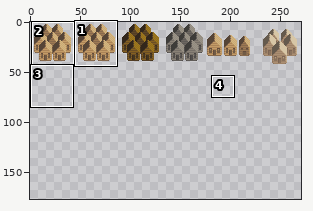
Two states of a sprite sheet, colony/houses.png. The first picture is a wide view before the edit; the outline marks the close-up.
Close-up. Before:
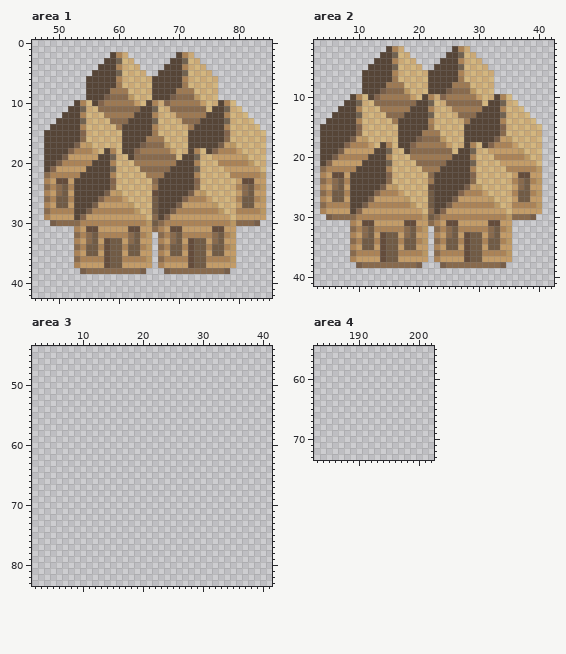
The file is 320x200 pixels. Colours within 5 levels of each other are drawn and written as one. Shown: area 1: x 46..85, y 0..42; area 2: x 3..42, y 1..41; area 3: x 2..41, y 44..83; area 4: x 183..202, y 55..73. The wide view leaves out empty margins. The commit also changed other parts of the picture, which this record leaves out.
After:
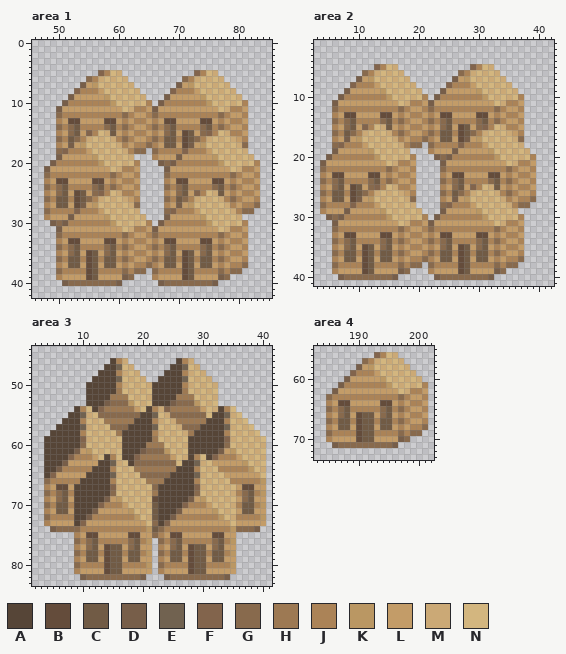
Palette (. is transparent): A #564537  B #644c3b  C #715b45  D #775e49  E #716250  F #82644c  G #886a4d  H #9d7953  J #ab8357  K #ba9763  L #c39c68  M #cba976  N #d3b67f
Diff:
Changed rows in their new state; - is an unchanged pixel.
Area 1:
first column x 48:
 2 -----------...--------...------------
 3 ----------.....------.....-----------
 4 ---------.......----.......----------
 5 --------.FJNM....--......FJNM--------
 6 -------GJMNMN-.........GJMNMNM-------
 7 ------DLKNMNM--.......DLKNMNMNM------
 8 -----FJJJLNMNM--.....FJJJLNMNMNM-----
 9 ----DLLLLLKNMNM--...DLLLLLKNMNMNM----
10 ---DJJ-JJJJKNMNM-J.DJJJJJJJKNMNMNJ---
11 --DLLLLLLLLLLNMJJLDLLLLLLLLLLNMJJL---
12 --GJJJ-JJJJJJGJLLJGJJJJJJJJJJG-LLJ---
13 --JLBBLLLLBBLJLJJLJLBBLLLLBBLJLJJL.--
14 -.GJGC-JJJGCJGJLLJGJGCJJJJGCJG-LLJ..-
15 ..JLGCLFJNMCLJLJJLJLGCLBCLGFJNMJJL...
16 ..GJCGJMNMNMJGJLLJGJCCJBCGJMNMNMLJ...
17 ..JLDLKNMNMNMJLJJ-JLCCLBDLKNMNMNMG...
18 ..GFJ--LNMNM-MJGG.GJJJJFJ-JLNMNMNM...
19 ..DL----KNMN--M...JLLLDLLLLLKNMNMNM..
20 .DJ-----JKNM---J...DGDJJJ-JJJKNMNMNJ.
21 DL-----LLLLN-JJL....DLLLLLLLLL-NMJJ-.
22 ------JJJJJGJLLJ....GJJJJ-JJJJJG-LL-.
23 -----LLLBBLJLJJL....JLBBLLLLBBLJ-JJ-.
24 -----JJJGCJ-JLLJ....GJGCJJJJGCJG-LL-.
25 -----BCLGFJNMJJL....JLGCLFJ--CLJ-JJ-.
26 -----BCGJMNMNMLJ....GJCG-MNM--JG-LL-.
27 -----BDLKNMNMNMG....JL--KNMNM--J-JJG.
28 -----FJJ-LNMNMNM....GF---LNMNM---GG..
29 ----DLL---KNMNMNM...D-----KNMNM-M....
30 ---DJJ-----KNMNMNJ.D-------KNMNMNJ..-
31 --DLLL-LL----NMJJ-DL-LL-----LNMJJL---
32 --GJJJ-JJ----GJLLJGJ-JJ-----JG-LLJ---
33 --JLBB-LL--BLJLJJ-JLBBL-LLBBLJ-JJL---
34 --GJGC-JJ-G-JGJLLJGJG-J-JJGCJG-LLJ---
35 --JLGC-B--G-LJLJJ-JLG-LBCLGCLJ-JJL---
36 --GJCC-BC-C-JG-LLJGJCC-BCJ-C-G-LLJ---
37 --JLCC-BC-C-LJ-JJGJLCC-BCL-C-J-JJG---
38 --GJJJJBCJJJJ-J-G-GJJJJBCJJJJ-JGG----
39 --JLLLLBCLLLLDG---JLLLLBCLLLLDG------
40 ---DGGGGGGGGD------DGGGGGGGGD--------
Area 2:
first column x 4:
 2 -----------...--------...------------
 3 ----------.....------.....-----------
 4 ---------.......----.......----------
 5 --------.FJNM....--......FJNM--------
 6 -------GJMNMN-.........GJMNMNM-------
 7 ------DLKNMNM--.......DLKNMNMNM------
 8 -----FJJJLNMNM--.....FJJJLNMNMNM-----
 9 ----DLLLLLKNMNM--...DLLLLLKNMNMNM----
10 ---DJJ-JJJJKNMNM-J.DJJJJJJJKNMNMNJ---
11 --DLLLLLLLLLLNMJJLDLLLLLLLLLLNMJJL---
12 --GJJJ-JJJJJJGJLLJGJJJJJJJJJJG-LLJ---
13 --JLBBLLLLBBLJLJJLJLBBLLLLBBLJLJJL.--
14 -.GJGC-JJJGCJGJLLJGJGCJJJJGCJG-LLJ..-
15 ..JLGCLFJNMCLJLJJLJLGCLBCLGFJNMJJL...
16 ..GJCGJMNMNMJGJLLJGJCCJBCGJMNMNMLJ...
17 ..JLDLKNMNMNMJLJJ-JLCCLBDLKNMNMNMG...
18 ..GFJ--LNMNM-MJGG.GJJJJFJ-JLNMNMNM...
19 ..DL----KNMN--M...JLLLDLLLLLKNMNMNM..
20 .DJ-----JKNM---J...DGDJJJ-JJJKNMNMNJ.
21 DL-----LLLLN-JJL....DLLLLLLLLL-NMJJ-.
22 ------JJJJJGJLLJ....GJJJJ-JJJJJG-LL-.
23 -----LLLBBLJLJJL....JLBBLLLLBBLJ-JJ-.
24 -----JJJGCJ-JLLJ....GJGCJJJJGCJG-LL-.
25 -----BCLGFJNMJJL....JLGCLFJ--CLJ-JJ-.
26 -----BCGJMNMNMLJ....GJCG-MNM--JG-LL-.
27 -----BDLKNMNMNMG....JL--KNMNM--J-JJG.
28 -----FJJ-LNMNMNM....GF---LNMNM---GG..
29 ----DLL---KNMNMNM...D-----KNMNM-M....
30 ---DJJ-----KNMNMNJ.D-------KNMNMNJ..-
31 --DLLL-LL----NMJJ-DL-LL-----LNMJJL---
32 --GJJJ-JJ----GJLLJGJ-JJ-----JG-LLJ---
33 --JLBB-LL--BLJLJJ-JLBBL-LLBBLJ-JJL---
34 --GJGC-JJ-G-JGJLLJGJG-J-JJGCJG-LLJ---
35 --JLGC-B--G-LJLJJ-JLG-LBCLGCLJ-JJL---
36 --GJCC-BC-C-JG-LLJGJCC-BCJ-C-G-LLJ---
37 --JLCC-BC-C-LJ-JJGJLCC-BCL-C-J-JJG---
38 --GJJJJBCJJJJ-J-G-GJJJJBCJJJJ-JGG----
39 --JLLLLBCLLLLDG---JLLLLBCLLLLDG------
40 ---DGGGGGGGGD------DGGGGGGGGD--------
Area 3:
first column x 4:
46 -----------AJM--------AJM------------
47 ----------AAENM------AAENM-----------
48 ---------AAAJMNM----AAAJMNM----------
49 --------AAAAENMNM--AAAAENMNM---------
50 -------AAAAAJMNMNMAAAAAJMNMNM--------
51 -------AAAAAHNMNMNAAAAAHNMNMN--------
52 -------AAAAHHHNMNMAAAAHHHNMNM--------
53 -------AAADGGGKNMNAAADGGGKNMN--------
54 -----AJNAFHHHHHLNAJMFHHHHHLNMAJN-----
55 ----AAEMNGGGGGGGAAENMGGGGGGNAAEMN----
56 ---AAAJNMNHHHHHAAAJMNMHHHHHAAAJNMN---
57 --AAAAEMNMNGGGAAAAENMNMGGGAAAAEMNMN--
58 -AAAAAJNMNMNHAAAAAJMNMNMHAAAAAJNMNMN-
59 AAAAAAFMNMNMNAAAAAHNMNMNAAAAAAFMNMNMN
60 AAAAAAGNMNMNMAAAAHHHNMNMAAAAAAGNMNMNM
61 AAAAADLKNMNMNAAADGGGKNMNAAAAADLKNMNMN
62 AAAAFJJJLNAJNAAFHHHHHLNMAJNAFJJJLNMNM
63 AAADLLLLLAAEMNAGGGGGGGNAAEMNLLLLLKNMN
64 AADJJJJJAAAJNMNHHHHHHHAAAJNMNJJJJJKNM
65 AFLLLLLAAAAEMNMNGGGGGAAAAEMNMNLLLLLLN
66 GJJJJJAAAAAJNMNMNHHHAAAAAJNMNMNJJJJJK
67 JLBBLAAAAAAFMNMNMNGAAAAAAFMNMNMNLBBLL
68 GJGCJAAAAAAGNMNMNMHAAAAAAGNMNMNMJGCJK
69 JLGCLAAAAADLKNMNMNBAAAAADLKNMNMNLGCLL
70 GJCCJAAAAFJJJLNMNMCAAAAFJJJLNMNMJCCJK
71 JLCCLAAADLLLLLKNMNCAAADLLLLLKNMNLCCLL
72 GJJJJAADJJJJJJJKNMCAADJJJJJJJKNMJJJJK
73 JLLLLAFLLLLLLLLLLNGAFLLLLLLLLLLNLLLLL
74 -DGGGGJJJJJJJJJJJKCGJJJJJJJJJJJKGGGD-
75 -----JLBBLLLLLBBLLGJLBBLLLLLBBLL-----
76 -----GJGCJJJJJGCJK-GJGCJJJJJGCJK-----
77 -----JLGCLBCCLGCLL-JLGCLBCCLGCLL-----
78 -----GJCCJBCCJCCJK-GJCCJBCCJCCJK-----
79 -----JLCCLBCCLCCLL-JLCCLBCCLCCLL-----
80 -----GJJJJBCCJJJJK-GJJJJBCCJJJJK-----
81 -----JLLLLBCCLLLLL-JLLLLBCCLLLLL-----
82 ------DGGGGGGGGGD---DGGGGGGGGGD------
Area 4:
first column x 185:
56 --------FJNM-----
57 ------GJMNMNM----
58 -----DLKNMNMNM---
59 ----FJJJLNMNMNM--
60 ---DLLLLLKNMNMNM-
61 --DJJJJJJJKNMNMNJ
62 -DLLLLLLLLLLNMJJL
63 GJJJJJJJJJJJGJLLJ
64 JLBBLLLLLBBLJLJJL
65 GJGCJJJJJGCJGJLLJ
66 JLGCLBCCLGCLJLJJL
67 GJCCJBCCJCCJGJLLJ
68 JLCCLBCCLCCLJLJJG
69 GJJJJBCCJJJJGJGG-
70 JLLLLBCCLLLLDG---
71 -DGGGGGGGGGD-----
